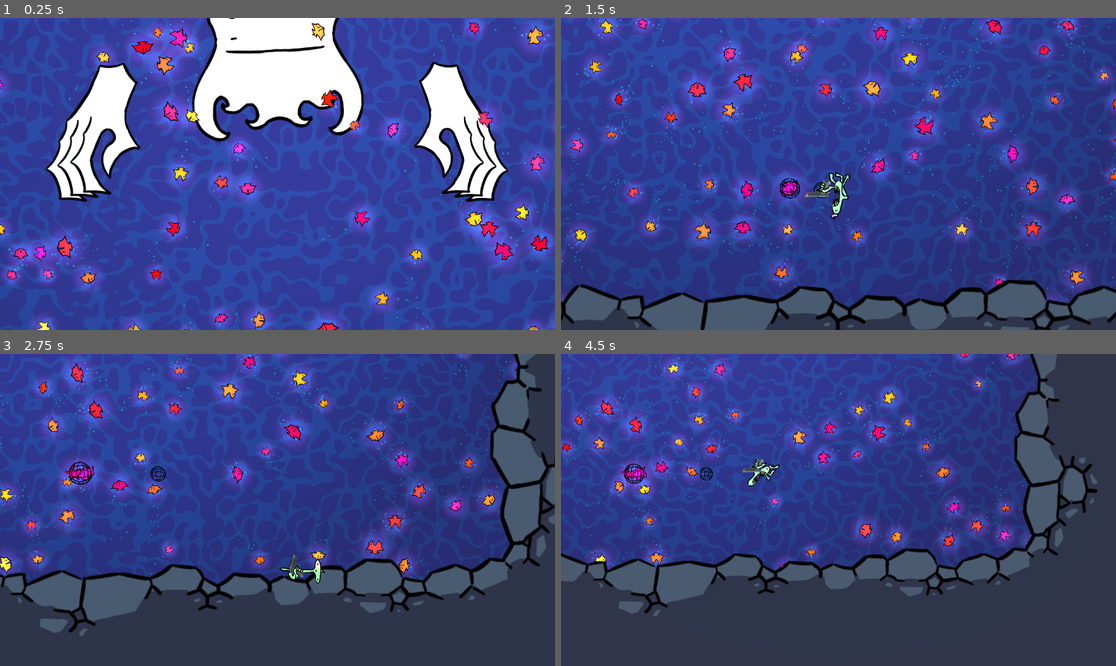
Above: before the commit, frames 1-4 (two rows, left to right).
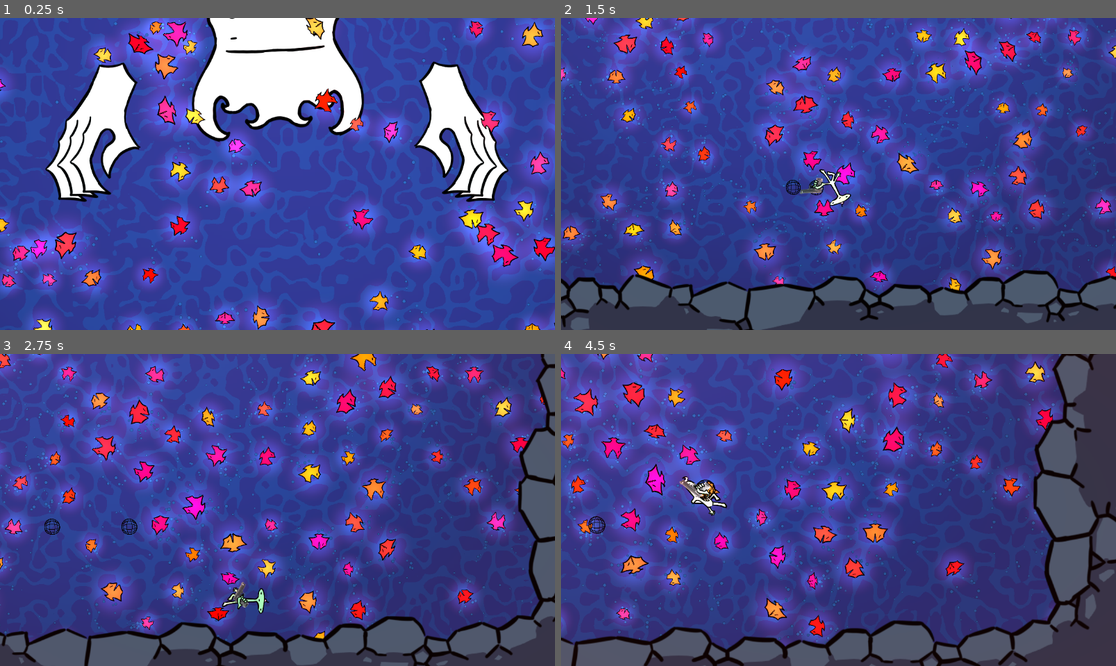
Above: after the commit, the same moments.

Repository: Krapas2/boidslop
Game: Godot game, scene res://scenes/screens/test-scene.tscn
Same seed, same stepped clock (60 frames per second), same inputs: the game is played once before the commit and once after it. Sound files missing from this copy of the repository are replaced by a short silence.
Inputs (mouse positions are in pixels of both pictures, inside the frame that each line leads up to):
- Up to frame 1 (0.25 s): no input
- Up to frame 2 (1.5 s): move the mouse to (960, 158) at 0.52 s; press the mouse at (960, 158) at 0.53 s; hold D (walk_right) 0.53-1.28 s; move the mouse to (727, 189) at 1.27 s; release the mouse at (727, 189) at 1.28 s; hold S (walk_down) from 1.28 s (still down); click (727, 189) at 1.35 s
- Up to frame 3 (2.75 s): move the mouse to (333, 441) at 2.02 s; release S (walk_down) at 2.03 s; press the mouse at (333, 441) at 2.03 s; hold D (walk_right) from 2.03 s (still down)
- Up to frame 4 (4.5 s): move the mouse to (810, 572) at 2.77 s; release D (walk_right) at 2.78 s; release the mouse at (810, 572) at 2.78 s; hold W (walk_up) 2.78-3.53 s; click (810, 572) at 2.85 s; move the mouse to (1005, 556) at 3.52 s; press the mouse at (1005, 556) at 3.53 s; hold A (walk_left) from 3.53 s (still down); move the mouse to (672, 463) at 4.27 s; release the mouse at (672, 463) at 4.28 s; click (672, 463) at 4.35 s

The runs differ from the first frame. In frame 1, 14% of the frame differs, in the area x 0-100%, y 0-100%; in frame 2, 41%; in frame 3, 60%; in frame 4, 62%.

Commit message:
adjust boid values

Diff:
--- a/scenes/objects/boid.tscn
+++ b/scenes/objects/boid.tscn
@@ -93,62 +93,6 @@
 turbulence_noise_scale = 10.0
 collision_use_scale = true
 
-[sub_resource type="Shader" id="Shader_2degq"]
-code = "shader_type particles;
-
-uniform sampler3D curl_base;
-uniform vec3 curl_scale;
-uniform float curl_strength;
-
-
-vec2 normal_from_tex(sampler3D tex, vec3 uv)
-{
-	float h_top = textureLod(tex, uv + vec3(0., 1., 0.), 0.).x;
-	float h_bottom = textureLod(tex, uv + vec3(0., -1., 0.), 0.).x;
-	float h_right = textureLod(tex, uv + vec3(1.0, 0.0, 0.), 0.).x;
-	float h_left = textureLod(tex, uv + vec3(-1., 0., 0.), 0.).x;
-
-	vec2 diff = vec2(h_right - h_left, h_top - h_bottom);
-	return normalize(diff);
-}
-
-vec3 curl(vec2 pos)
-{
-	vec3 uv = vec3(pos, TIME) * curl_scale;
-	vec2 normal = normal_from_tex(curl_base, uv) * curl_strength;
-	return vec3(-normal.y, normal.x, 0.);
-}
-
-void start() {
-
-}
-
-void process() {
-    VELOCITY = curl(TRANSFORM[3].xy);
-}
-"
-
-[sub_resource type="Gradient" id="Gradient_pfj70"]
-colors = PackedColorArray(0, 0, 0, 1, 1, 0, 0, 1)
-
-[sub_resource type="FastNoiseLite" id="FastNoiseLite_pfj70"]
-noise_type = 0
-frequency = 0.05
-fractal_type = 0
-fractal_octaves = 1
-
-[sub_resource type="NoiseTexture3D" id="NoiseTexture3D_b3go4"]
-noise = SubResource("FastNoiseLite_pfj70")
-color_ramp = SubResource("Gradient_pfj70")
-seamless = true
-seamless_blend_skirt = 0.3
-
-[sub_resource type="ShaderMaterial" id="ShaderMaterial_r1f8l"]
-shader = SubResource("Shader_2degq")
-shader_parameter/curl_base = SubResource("NoiseTexture3D_b3go4")
-shader_parameter/curl_scale = Vector3(500, 500, 0)
-shader_parameter/curl_strength = 300.0
-
 [sub_resource type="CircleShape2D" id="CircleShape2D_vebrs"]
 radius = 6.0
 
@@ -202,22 +146,22 @@
 
 [node name="BoidAlignment" type="Node" parent="BoidMovementManager" unique_id=615611627]
 script = ExtResource("3_ny18s")
-perception_radius = 60.0
+perception_radius = 70.0
 max_force = 1.0
 strength = 100.0
 metadata/_custom_type_script = "uid://bmhvb88dkxmnk"
 
 [node name="BoidCohesion" type="Node" parent="BoidMovementManager" unique_id=1690920672]
 script = ExtResource("4_rmqti")
-perception_radius = 75.0
+perception_radius = 90.0
 max_force = 2.0
 strength = 200.0
 metadata/_custom_type_script = "uid://dkemqu0ujp6aa"
 
 [node name="BoidSeparation" type="Node" parent="BoidMovementManager" unique_id=1615944934]
 script = ExtResource("5_o8dcb")
-perception_radius = 55.0
-max_force = 8.0
+perception_radius = 60.0
+max_force = 12.0
 strength = 300.0
 metadata/_custom_type_script = "uid://clqnrvkncoydx"
 
@@ -228,8 +172,8 @@
 
 [node name="RandomizeRigidbodyScale" type="Node" parent="." unique_id=863544824]
 script = ExtResource("10_acsp6")
-min_scale = 1.5
-max_scale = 0.75
+min_scale = 2.0
+max_scale = 1.0
 metadata/_custom_type_script = "uid://d3oxkpyb38ewl"
 
 [node name="GPUParticles2D" type="GPUParticles2D" parent="." unique_id=499223579]
@@ -237,13 +181,6 @@
 amount = 20
 texture = ExtResource("13_1ntvn")
 process_material = SubResource("ParticleProcessMaterial_1ntvn")
-
-[node name="GPUParticles2D2" type="GPUParticles2D" parent="." unique_id=2098334325]
-visible = false
-z_index = -1
-amount = 20
-texture = ExtResource("13_1ntvn")
-process_material = SubResource("ShaderMaterial_r1f8l")
 
 [node name="HurtArea" type="Area2D" parent="." unique_id=2015450234]
 collision_layer = 0
--- a/scenes/objects/boss.tscn
+++ b/scenes/objects/boss.tscn
@@ -92,8 +92,9 @@
 [sub_resource type="CircleShape2D" id="CircleShape2D_lcxoj"]
 radius = 60.0
 
-[sub_resource type="CircleShape2D" id="CircleShape2D_e87a3"]
-radius = 100.0
+[sub_resource type="CapsuleShape2D" id="CapsuleShape2D_7v2mu"]
+radius = 70.0
+height = 220.0
 
 [sub_resource type="CircleShape2D" id="CircleShape2D_etnwh"]
 radius = 200.0
@@ -123,8 +124,9 @@
 shape = SubResource("CircleShape2D_inj2g")
 
 [node name="RepulsionField" type="Area2D" parent="BossHead" unique_id=1251231677]
-collision_layer = 0
-collision_mask = 3
+visible = false
+collision_layer = 0
+collision_mask = 11
 priority = 1
 script = ExtResource("2_um5xy")
 strength = 1600.0
@@ -179,16 +181,17 @@
 shape = SubResource("CircleShape2D_lcxoj")
 
 [node name="RepulsionField" type="Area2D" parent="BossRightHand" unique_id=1880759082]
-collision_layer = 0
-collision_mask = 3
+visible = false
+collision_layer = 0
+collision_mask = 11
 priority = 1
 script = ExtResource("2_um5xy")
-strength = 1600.0
+strength = 2000.0
 distance_unit = 100.0
 metadata/_custom_type_script = "uid://dmfk3q4rka5ng"
 
 [node name="CollisionShape2D" type="CollisionShape2D" parent="BossRightHand/RepulsionField" unique_id=966870903]
-shape = SubResource("CircleShape2D_e87a3")
+shape = SubResource("CapsuleShape2D_7v2mu")
 
 [node name="BossToolset" type="Node" parent="BossRightHand" unique_id=523931812]
 script = ExtResource("3_o7fe0")
@@ -236,16 +239,17 @@
 shape = SubResource("CircleShape2D_lcxoj")
 
 [node name="RepulsionField" type="Area2D" parent="BossLeftHand" unique_id=1327547678]
-collision_layer = 0
-collision_mask = 3
+visible = false
+collision_layer = 0
+collision_mask = 11
 priority = 1
 script = ExtResource("2_um5xy")
-strength = 1600.0
+strength = 2000.0
 distance_unit = 100.0
 metadata/_custom_type_script = "uid://dmfk3q4rka5ng"
 
 [node name="CollisionShape2D" type="CollisionShape2D" parent="BossLeftHand/RepulsionField" unique_id=980936123]
-shape = SubResource("CircleShape2D_e87a3")
+shape = SubResource("CapsuleShape2D_7v2mu")
 
 [node name="BossToolset" type="Node" parent="BossLeftHand" unique_id=1900475162]
 script = ExtResource("3_o7fe0")
@@ -291,7 +295,7 @@
 metadata/_custom_type_script = "uid://c62u4v6atbyhr"
 
 [node name="Length" type="Timer" parent="BossBehaviourManager/BlenderBossBehaviour" unique_id=1483421144]
-wait_time = 8.0
+wait_time = 7.0
 
 [node name="SampleAreas" type="Node2D" parent="BossBehaviourManager/BlenderBossBehaviour" unique_id=1162033566]
 visible = false
--- a/scenes/objects/player.tscn
+++ b/scenes/objects/player.tscn
@@ -248,7 +248,7 @@
 
 [node name="PlayerWalk" type="Node" parent="." unique_id=836253023]
 script = ExtResource("2_h5uus")
-speed = 250.0
+speed = 200.0
 acceleration = 8.0
 metadata/_custom_type_script = "uid://d4f7a1g66u5pb"
 
@@ -286,6 +286,7 @@
 
 [node name="PlayerHealthDrain" type="Node" parent="PlayerHealth" unique_id=218823815]
 script = ExtResource("6_2rlf8")
+health_drain = 1.0
 
 [node name="InvincibilityTimer" type="Timer" parent="PlayerHealth" unique_id=1812381796]
 wait_time = 0.3
@@ -345,6 +346,7 @@
 stream = SubResource("AudioStreamRandomizer_j86q5")
 
 [node name="DetectNetArea" type="Area2D" parent="." unique_id=1125954056]
+visible = false
 rotation = -1.5707964
 collision_layer = 0
 collision_mask = 8
--- a/scenes/screens/test-scene.tscn
+++ b/scenes/screens/test-scene.tscn
@@ -37,7 +37,7 @@
 
 [node name="BoidFlockManager" type="Node" parent="." unique_id=1176447052]
 script = ExtResource("1_wj1i5")
-chunk_size = 75.0
+chunk_size = 90.0
 metadata/_custom_type_script = "uid://b7gk42klnf12u"
 
 [node name="BoidPopulator" type="Node" parent="." unique_id=1640654531 node_paths=PackedStringArray("flock_manager")]
@@ -76,8 +76,8 @@
 overlap_amount = 2.0
 padding = 64.0
 z_index = -2
-columns = 8
-rows = 8
+columns = 10
+rows = 10
 
 [node name="AudioListener2D" type="AudioListener2D" parent="Camera2D" unique_id=956958350]
 current = true
